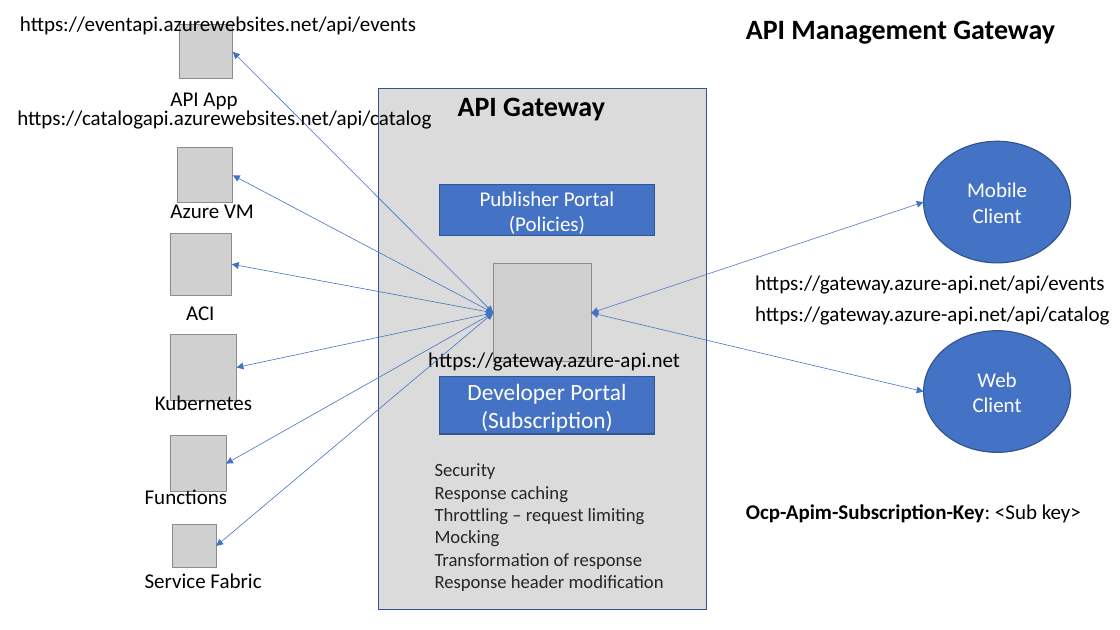
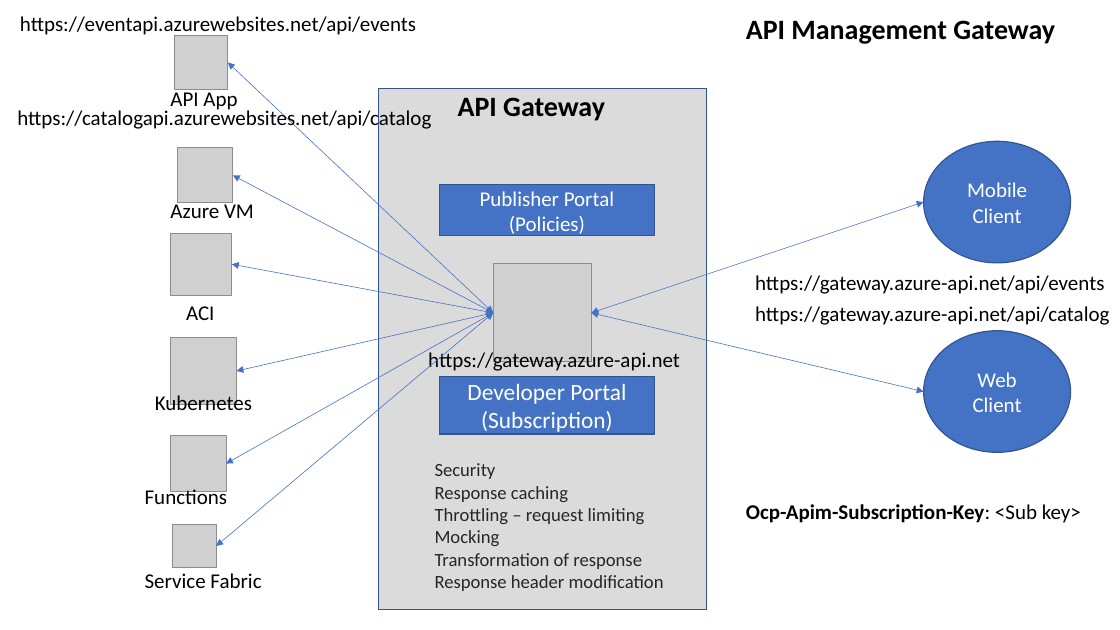
Before and after one commit to sonusathyadas/Microservices-Training-Materials, a slide deck: slide 18 of Presentations/Azure.pptx. Drawn at 1120x630 pixels with LibreOffice and Linux fonts; fonts in the diff are those of the drawing; grey boxes stand for pictures. Boxes give left, top, right and bottom in pixels: in the first picture for what was removed or moved away, otherwise in the second. Text is boxed around its words. In the diff, an @@ line names an element or a change of style, - is before the commit and + after.

```diff
--- a/Presentations/Azure.pptx
+++ b/Presentations/Azure.pptx
@@ picture: place and size @@
-picture at box(179, 25, 233, 79)
+picture at box(174, 35, 228, 89)
@@ double arrow moved from (233, 52) - (493, 313) to (228, 62) - (493, 313) @@
@@ double arrow moved from (237, 368) - (493, 313) to (237, 371) - (493, 313) @@
@@ picture: place and size @@
-picture at box(170, 334, 236, 401)
+picture at box(170, 338, 236, 404)
```
Also in this commit, not shown: 3 other slides changed, 1 other file.
